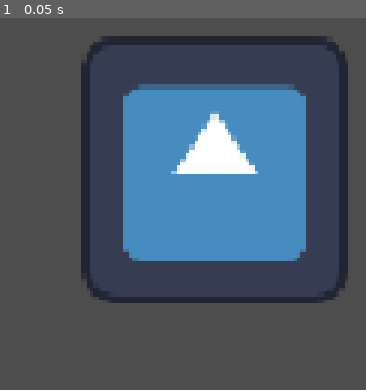
Above: before the commit, frame 1.
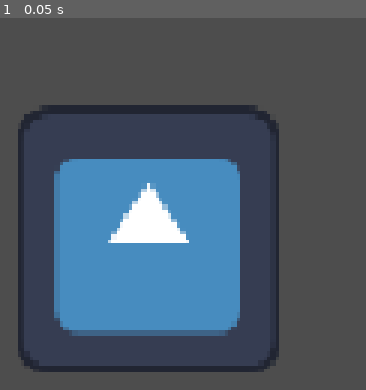
Above: after the commit, the same moment.

Repository: patrickkjohn13-afk/test
Game: Godot game, scene res://icon.tscn
Same seed, same stepped clock (60 frames per second), same inputs: the game is played once before the commit and once after it. The project has no main scene, so this scene is started directly. The engine's default icon, where the game draws it, is replaced by a stand-in: a white triangle on a blue panel in a dark square.
Inputs:
- Up to frame 1 (0.05 s): no input

The runs differ from the first frame. In frame 1, 40% of the frame differs, in the area x 4-96%, y 4-96%.

Commit message:
Update icon.tscn

Diff:
--- a/icon.tscn
+++ b/icon.tscn
@@ -2,6 +2,6 @@
 
 [ext_resource type="Texture2D" uid="uid://ddxmxgyyfy8mn" path="res://icon.svg" id="1_tr34o"]
 
-[node name="Icon" type="Sprite2D" unique_id=521963305]
-position = Vector2(603, 335)
+[node name="Icon" type="Sprite2D" unique_id=452323829]
+position = Vector2(571, 369)
 texture = ExtResource("1_tr34o")
